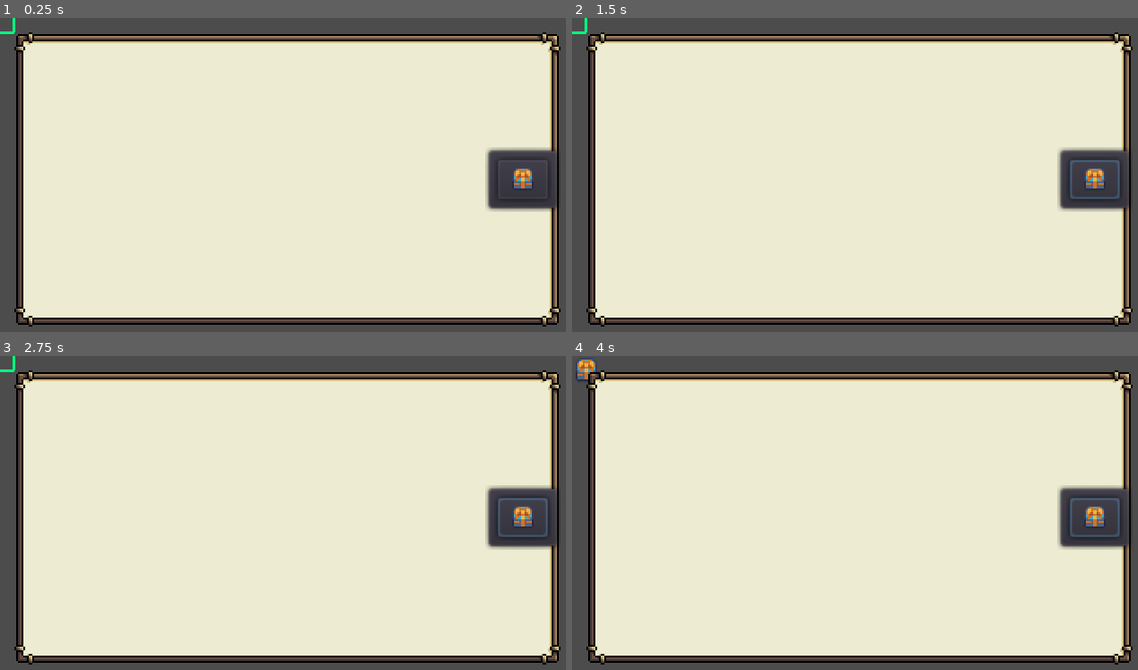
Above: before the commit, frames 1-4 (two rows, left to right).
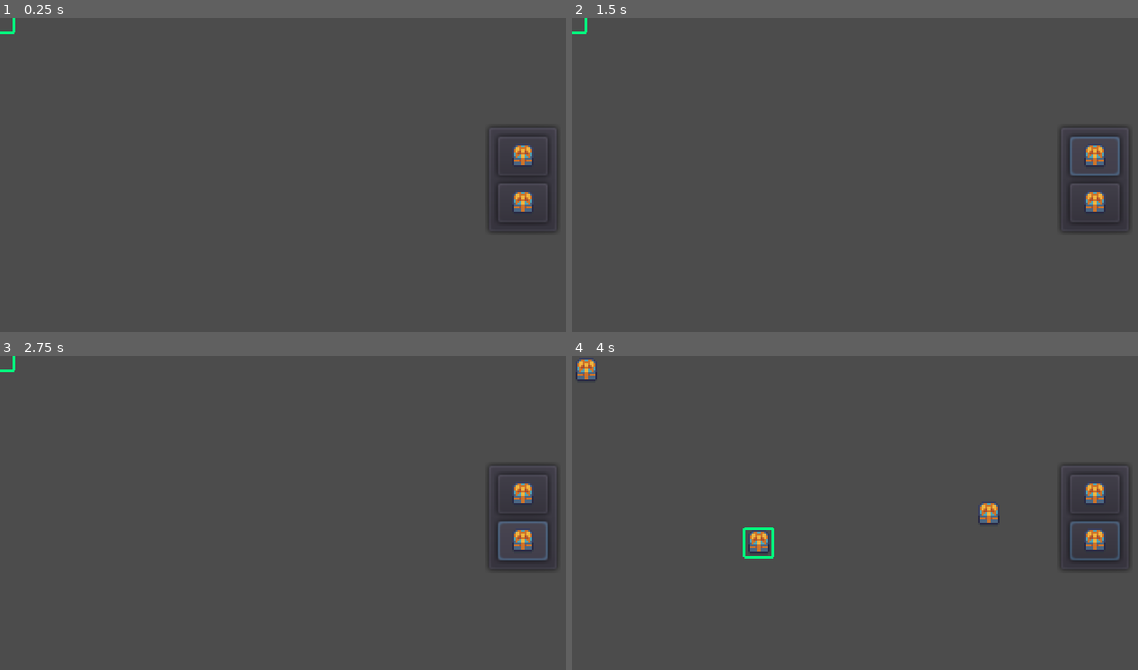
Above: after the commit, the same moments.

Repository: IvessJohn/godot-SantasPresentFactory
Game: Godot game, scene res://source/level/TestLevel.tscn
Same seed, same stepped clock (60 frames per second), same inputs: the game is played once before the commit and once after it.
Inputs (mouse positions are in pixels of both pictures, inside the frame that each line leads up to):
- Up to frame 1 (0.25 s): no input
- Up to frame 2 (1.5 s): click (1092, 178) at 0.52 s; click (1092, 156) at 1.27 s
- Up to frame 3 (2.75 s): click (520, 541) at 2.02 s
- Up to frame 4 (4 s): tap Enter (ui_accept) at 2.75, 3.02, 3.5, 3.77 s; move the mouse to (985, 500) at 2.77 s; press the mouse at (985, 500) at 2.78 s; hold D (move_right) 2.78-3.53 s; move the mouse to (741, 534) at 3.52 s; release the mouse at (741, 534) at 3.53 s; hold S (move_down) from 3.53 s (still down); right-click (741, 534) at 3.6 s

The runs differ from the first frame. In frame 1, 86% of the frame differs, in the area x 2-100%, y 4-99%; in frame 2, 87%; in frame 3, 87%; in frame 4, 87%.

Commit message:
TileVerticalList implemented

Diff:
--- a/project.godot
+++ b/project.godot
@@ -54,6 +54,11 @@
 "language": "GDScript",
 "path": "res://source/UI/TileButton.gd"
 }, {
+"base": "VBoxContainer",
+"class": "TileVerticalList",
+"language": "GDScript",
+"path": "res://source/UI/TileVerticalList.gd"
+}, {
 "base": "Actor",
 "class": "WanderingNPC",
 "language": "GDScript",
@@ -69,6 +74,7 @@
 "PropIDResource": "",
 "StateMachine": "",
 "TileButton": "",
+"TileVerticalList": "",
 "WanderingNPC": ""
 }
 
--- a/source/UI/LevelUI.tscn
+++ b/source/UI/LevelUI.tscn
@@ -1,9 +1,8 @@
-[gd_scene load_steps=5 format=2]
+[gd_scene load_steps=4 format=2]
 
-[ext_resource path="res://assets/art/Fantasy RPG snow pack/Objects/100%/Gift_blue_1.png" type="Texture" id=1]
-[ext_resource path="res://source/UI/TileButton.gd" type="Script" id=2]
 [ext_resource path="res://source/resources/PlaceableObjects/GiftBlue.tres" type="Resource" id=3]
 [ext_resource path="res://source/UI/ui resources/Panel9Frame.tres" type="StyleBox" id=4]
+[ext_resource path="res://source/UI/TileVerticalList.gd" type="Script" id=5]
 
 [node name="LevelUI" type="Control"]
 anchor_right = 1.0
@@ -11,6 +10,7 @@
 rect_min_size = Vector2( 320, 180 )
 mouse_filter = 2
 __meta__ = {
+"_edit_lock_": true,
 "_edit_use_anchors_": false
 }
 
@@ -23,10 +23,12 @@
 custom_constants/margin_left = 8
 custom_constants/margin_bottom = 8
 __meta__ = {
+"_edit_lock_": true,
 "_edit_use_anchors_": false
 }
 
 [node name="Panel" type="Panel" parent="MarginContainer"]
+visible = false
 margin_left = 8.0
 margin_top = 8.0
 margin_right = 312.0
@@ -36,25 +38,19 @@
 
 [node name="TileContainer" type="PanelContainer" parent="MarginContainer"]
 margin_left = 270.0
-margin_top = 72.0
+margin_top = 59.0
 margin_right = 312.0
-margin_bottom = 108.0
+margin_bottom = 121.0
 grow_horizontal = 0
 grow_vertical = 2
 rect_min_size = Vector2( 18, 18 )
 size_flags_horizontal = 8
 size_flags_vertical = 4
 
-[node name="VBoxContainer" type="VBoxContainer" parent="MarginContainer/TileContainer"]
+[node name="TileVerticalList" type="VBoxContainer" parent="MarginContainer/TileContainer" groups=["TileList"]]
 margin_left = 7.0
 margin_top = 7.0
 margin_right = 35.0
-margin_bottom = 29.0
-
-[node name="TileButton" type="Button" parent="MarginContainer/TileContainer/VBoxContainer"]
-margin_right = 28.0
-margin_bottom = 22.0
-rect_min_size = Vector2( 16, 20 )
-icon = ExtResource( 1 )
-script = ExtResource( 2 )
-tile_resource = ExtResource( 3 )
+margin_bottom = 55.0
+script = ExtResource( 5 )
+tile_resources = [ ExtResource( 3 ), ExtResource( 3 ) ]
--- a/source/UI/TileButton.gd
+++ b/source/UI/TileButton.gd
@@ -1,12 +1,20 @@
 tool
 extends Button
 class_name TileButton
+
+signal tile_chosen(tile_resource)
+
 
 export(Resource) var tile_resource: Resource setget set_tile_resource
 
 
 func _ready():
 	rect_min_size = Vector2(16, 20)
+	# Will emit the signal 'tile_chosen' when pressed
+	connect("pressed", self, "on_pressed")
+
+	if not is_in_group("TileButton"):
+		add_to_group("TileButton")
 
 func set_tile_resource(value: Resource):
 	if tile_resource != value:
@@ -16,3 +24,7 @@
 	elif value == null:
 		tile_resource = value
 		icon = null
+
+# Emits the signal 'tile_chosen', so respective nodes can have the access to the new chosen tile
+func on_pressed():
+	emit_signal("tile_chosen", tile_resource)
--- /dev/null
+++ b/source/UI/TileVerticalList.gd
@@ -0,0 +1,40 @@
+tool
+extends VBoxContainer
+class_name TileVerticalList
+
+# GameBoard will receive this node's 'tile_chosen' signal to access the chosen tile and be able to
+# place it on the map. Every TileButton will connect its 'tile_chosen' signal to the list's
+# 'tile_chosen' signal
+signal tile_chosen(tile_resource)
+
+
+export(Array, Resource) var tile_resources: Array = [] setget set_tile_resources
+
+var shown_children := []
+
+
+func _ready():
+	if not is_in_group("TileList"):
+		add_to_group("TileList")
+
+func set_tile_resources(value):
+	if tile_resources != value:
+		for c in get_children():
+			remove_child(c)
+			if c.is_connected("tile_chosen", self, "_on_tileButton_tile_chosen"):
+				c.disconnect("tile_chosen", self, "_on_tileButton_tile_chosen")
+			c.queue_free()
+
+		tile_resources = value
+		var x := 1
+		for t in tile_resources:
+			var button: TileButton = TileButton.new()
+			button.name = "TileButton" + str(x)
+			button.tile_resource = t
+			button.connect("tile_chosen", self, "_on_tileButton_tile_chosen")
+			add_child(button)
+
+			x+=1
+
+func _on_tileButton_tile_chosen(tile_resource):
+	emit_signal("tile_chosen", tile_resource)
--- a/source/UI/ui resources/defaultTheme.tres
+++ b/source/UI/ui resources/defaultTheme.tres
@@ -3,4 +3,4 @@
 [ext_resource path="res://source/UI/ui resources/Panel9Frame.tres" type="StyleBox" id=1]
 
 [resource]
-Panel/styles/Panel9Patch = ExtResource( 1 )
+Panel/styles/panel = ExtResource( 1 )
